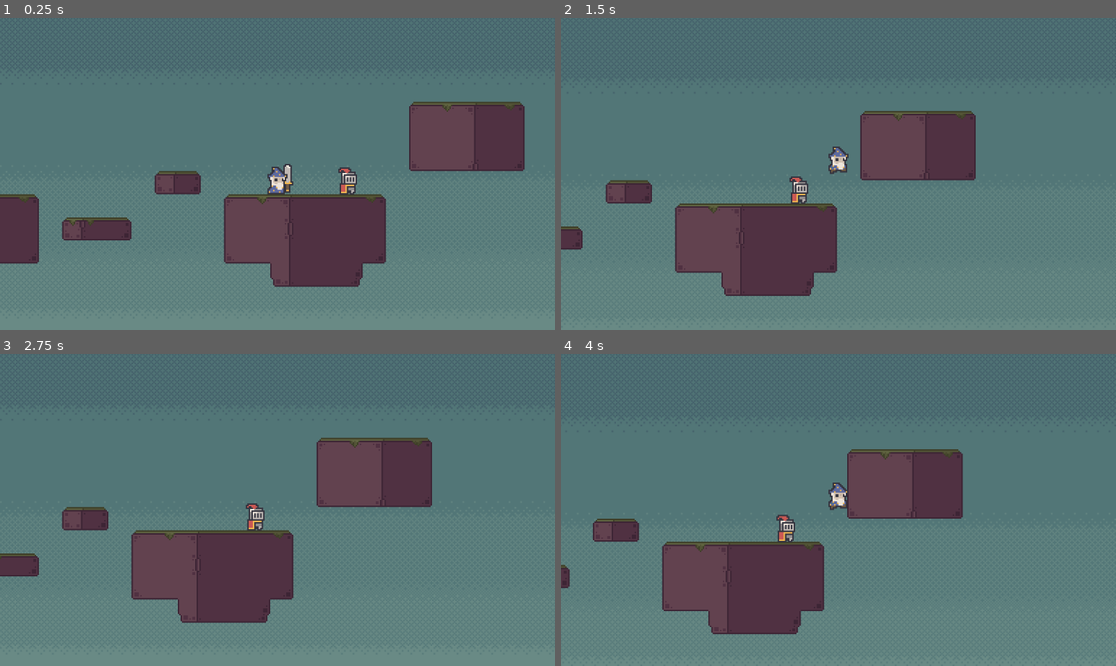
Above: before the commit, frames 1-4 (two rows, left to right).
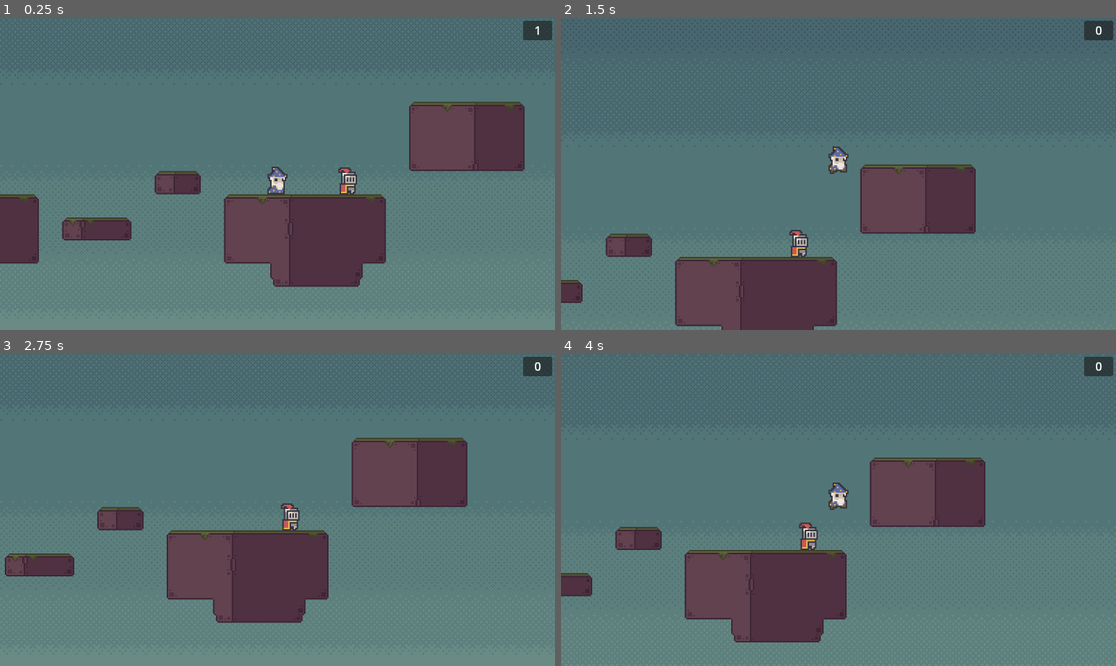
Above: after the commit, the same moments.

Repository: Metamaus/ScrollerFight
Game: Godot game, scene res://Scenes/gym_01.tscn
Two runs of this game, one before a commit and one after it. Both use one fixed random seed, a clock stepped at 60 frames per second and the inputs below.
Inputs (mouse positions are in pixels of both pictures, inside the frame that each line leads up to):
- Up to frame 1 (0.25 s): no input
- Up to frame 2 (1.5 s): move the mouse to (960, 158) at 0.52 s; hold D (move_right) from 0.53 s (still down); click (960, 158) at 0.6 s; tap Space (jump) at 0.77, 0.8, 1.07, 1.35 s; move the mouse to (727, 189) at 1.27 s
- Up to frame 3 (2.75 s): tap Space (jump) at 1.52, 1.82, 2.3 s; click (166, 525) at 1.55 s; move the mouse to (333, 441) at 2.02 s; release D (move_right) at 2.03 s; hold A (move_left) from 2.03 s (still down); click (333, 441) at 2.1 s
- Up to frame 4 (4 s): move the mouse to (810, 572) at 2.77 s; release A (move_left) at 2.78 s; hold D (move_right) from 2.78 s (still down); click (810, 572) at 2.85 s; tap Space (jump) at 3.02, 3.32, 3.6, 3.77 s; move the mouse to (1005, 556) at 3.52 s

The runs differ from the first frame. In frame 1, 0.4% of the frame differs, in the area x 51-100%, y 0-57%; in frame 2, 20%, in the area x 0-100%, y 0-100%; in frame 3, 9.4%; in frame 4, 8.9%.

Commit message:
add double jump and comment unused functions

Diff:
--- a/Scenes/Characters/player.tscn
+++ b/Scenes/Characters/player.tscn
@@ -1,42 +1,11 @@
-[gd_scene load_steps=13 format=3 uid="uid://pt4vs1gtvsjh"]
+[gd_scene load_steps=12 format=3 uid="uid://pt4vs1gtvsjh"]
 
 [ext_resource type="Texture2D" uid="uid://c556ve05acahq" path="res://Art/camelot_ [version 1.0]/merlin_.png" id="1_ags5y"]
 [ext_resource type="Script" uid="uid://b2e00yxhl67xi" path="res://Scripts/player.gd" id="1_qwl08"]
-[ext_resource type="PackedScene" uid="uid://cud61ic46j2ev" path="res://Scenes/Equipments/sword_01.tscn" id="3_ay526"]
 
 [sub_resource type="CapsuleShape2D" id="CapsuleShape2D_uipeg"]
 radius = 6.0
 height = 16.0
-
-[sub_resource type="Animation" id="Animation_al8ar"]
-resource_name = "move_right"
-length = 0.8
-loop_mode = 1
-step = 0.1
-tracks/0/type = "value"
-tracks/0/imported = false
-tracks/0/enabled = true
-tracks/0/path = NodePath("Sprite2D:frame")
-tracks/0/interp = 1
-tracks/0/loop_wrap = true
-tracks/0/keys = {
-"times": PackedFloat32Array(0, 0.1, 0.2, 0.3, 0.4, 0.5, 0.6, 0.7),
-"transitions": PackedFloat32Array(1, 1, 1, 1, 1, 1, 1, 1),
-"update": 1,
-"values": [8, 9, 10, 11, 16, 17, 18, 19]
-}
-tracks/1/type = "value"
-tracks/1/imported = false
-tracks/1/enabled = true
-tracks/1/path = NodePath("WeaponHand:position")
-tracks/1/interp = 1
-tracks/1/loop_wrap = true
-tracks/1/keys = {
-"times": PackedFloat32Array(0),
-"transitions": PackedFloat32Array(1),
-"update": 1,
-"values": [Vector2(7, -7)]
-}
 
 [sub_resource type="Animation" id="Animation_gy20a"]
 length = 0.001
@@ -52,17 +21,23 @@
 "update": 1,
 "values": [0]
 }
-tracks/1/type = "value"
-tracks/1/imported = false
-tracks/1/enabled = true
-tracks/1/path = NodePath("WeaponHand:position")
-tracks/1/interp = 1
-tracks/1/loop_wrap = true
-tracks/1/keys = {
-"times": PackedFloat32Array(0),
-"transitions": PackedFloat32Array(1),
-"update": 0,
-"values": [Vector2(7, -7)]
+
+[sub_resource type="Animation" id="Animation_khnq4"]
+resource_name = "idle_left"
+length = 0.4
+loop_mode = 1
+step = 0.1
+tracks/0/type = "value"
+tracks/0/imported = false
+tracks/0/enabled = true
+tracks/0/path = NodePath("Sprite2D:frame")
+tracks/0/interp = 1
+tracks/0/loop_wrap = true
+tracks/0/keys = {
+"times": PackedFloat32Array(0, 0.1, 0.2, 0.3),
+"transitions": PackedFloat32Array(1, 1, 1, 1),
+"update": 1,
+"values": [4, 5, 6, 7]
 }
 
 [sub_resource type="Animation" id="Animation_cqrjx"]
@@ -82,23 +57,10 @@
 "update": 1,
 "values": [0, 1, 2, 3]
 }
-tracks/1/type = "value"
-tracks/1/imported = false
-tracks/1/enabled = true
-tracks/1/path = NodePath("WeaponHand:position")
-tracks/1/interp = 1
-tracks/1/loop_wrap = true
-tracks/1/keys = {
-"times": PackedFloat32Array(0),
-"transitions": PackedFloat32Array(1),
-"update": 1,
-"values": [Vector2(7, -6)]
-}
 
-[sub_resource type="Animation" id="Animation_khnq4"]
-resource_name = "idle_left"
-length = 0.4
-loop_mode = 1
+[sub_resource type="Animation" id="Animation_xo8ps"]
+resource_name = "jump_left"
+length = 0.1
 step = 0.1
 tracks/0/type = "value"
 tracks/0/imported = false
@@ -107,22 +69,27 @@
 tracks/0/interp = 1
 tracks/0/loop_wrap = true
 tracks/0/keys = {
-"times": PackedFloat32Array(0, 0.1, 0.2, 0.3),
-"transitions": PackedFloat32Array(1, 1, 1, 1),
-"update": 1,
-"values": [4, 5, 6, 7]
-}
-tracks/1/type = "value"
-tracks/1/imported = false
-tracks/1/enabled = true
-tracks/1/path = NodePath("WeaponHand:position")
-tracks/1/interp = 1
-tracks/1/loop_wrap = true
-tracks/1/keys = {
 "times": PackedFloat32Array(0),
 "transitions": PackedFloat32Array(1),
 "update": 1,
-"values": [Vector2(-7, -6)]
+"values": [12]
+}
+
+[sub_resource type="Animation" id="Animation_gdgf0"]
+resource_name = "jump_right"
+length = 0.1
+step = 0.1
+tracks/0/type = "value"
+tracks/0/imported = false
+tracks/0/enabled = true
+tracks/0/path = NodePath("Sprite2D:frame")
+tracks/0/interp = 1
+tracks/0/loop_wrap = true
+tracks/0/keys = {
+"times": PackedFloat32Array(0),
+"transitions": PackedFloat32Array(1),
+"update": 1,
+"values": [8]
 }
 
 [sub_resource type="Animation" id="Animation_utp2y"]
@@ -141,22 +108,11 @@
 "update": 1,
 "values": [12, 13, 14, 15, 20, 21, 22, 23]
 }
-tracks/1/type = "value"
-tracks/1/imported = false
-tracks/1/enabled = true
-tracks/1/path = NodePath("WeaponHand:position")
-tracks/1/interp = 1
-tracks/1/loop_wrap = true
-tracks/1/keys = {
-"times": PackedFloat32Array(0),
-"transitions": PackedFloat32Array(1),
-"update": 1,
-"values": [Vector2(-7, -7)]
-}
 
-[sub_resource type="Animation" id="Animation_gdgf0"]
-resource_name = "jump_right"
-length = 0.1
+[sub_resource type="Animation" id="Animation_al8ar"]
+resource_name = "move_right"
+length = 0.8
+loop_mode = 1
 step = 0.1
 tracks/0/type = "value"
 tracks/0/imported = false
@@ -165,51 +121,10 @@
 tracks/0/interp = 1
 tracks/0/loop_wrap = true
 tracks/0/keys = {
-"times": PackedFloat32Array(0),
-"transitions": PackedFloat32Array(1),
+"times": PackedFloat32Array(0, 0.1, 0.2, 0.3, 0.4, 0.5, 0.6, 0.7),
+"transitions": PackedFloat32Array(1, 1, 1, 1, 1, 1, 1, 1),
 "update": 1,
-"values": [8]
-}
-tracks/1/type = "value"
-tracks/1/imported = false
-tracks/1/enabled = true
-tracks/1/path = NodePath("WeaponHand:position")
-tracks/1/interp = 1
-tracks/1/loop_wrap = true
-tracks/1/keys = {
-"times": PackedFloat32Array(0),
-"transitions": PackedFloat32Array(1),
-"update": 1,
-"values": [Vector2(7, -7)]
-}
-
-[sub_resource type="Animation" id="Animation_xo8ps"]
-resource_name = "jump_left"
-length = 0.1
-step = 0.1
-tracks/0/type = "value"
-tracks/0/imported = false
-tracks/0/enabled = true
-tracks/0/path = NodePath("Sprite2D:frame")
-tracks/0/interp = 1
-tracks/0/loop_wrap = true
-tracks/0/keys = {
-"times": PackedFloat32Array(0),
-"transitions": PackedFloat32Array(1),
-"update": 1,
-"values": [12]
-}
-tracks/1/type = "value"
-tracks/1/imported = false
-tracks/1/enabled = true
-tracks/1/path = NodePath("WeaponHand:position")
-tracks/1/interp = 1
-tracks/1/loop_wrap = true
-tracks/1/keys = {
-"times": PackedFloat32Array(0),
-"transitions": PackedFloat32Array(1),
-"update": 1,
-"values": [Vector2(-7, -7)]
+"values": [8, 9, 10, 11, 16, 17, 18, 19]
 }
 
 [sub_resource type="AnimationLibrary" id="AnimationLibrary_gy20a"]
@@ -223,19 +138,13 @@
 &"move_right": SubResource("Animation_al8ar")
 }
 
-[node name="Player" type="CharacterBody2D" node_paths=PackedStringArray("equippedWeapon", "animations")]
+[node name="Player" type="CharacterBody2D" node_paths=PackedStringArray("animations")]
 collision_layer = 2
 script = ExtResource("1_qwl08")
 SPEED = 80.0
 JUMP_VELOCITY = -200.0
-equippedWeapon = NodePath("WeaponHand/Sword01")
 animations = NodePath("Sprite2D/AnimationPlayer")
 metadata/_edit_group_ = true
-
-[node name="WeaponHand" type="Node2D" parent="."]
-position = Vector2(7, -7)
-
-[node name="Sword01" parent="WeaponHand" instance=ExtResource("3_ay526")]
 
 [node name="CollisionShape2D" type="CollisionShape2D" parent="."]
 position = Vector2(0, -8)
--- a/Scenes/gym_01.tscn
+++ b/Scenes/gym_01.tscn
@@ -6,6 +6,7 @@
 [ext_resource type="Texture2D" uid="uid://ba44epsgd3801" path="res://Art/floatingIslands_ [version 1.1]/islands_1.png" id="3_1f3xm"]
 [ext_resource type="PackedScene" uid="uid://dmp0oeh4q1kla" path="res://Scenes/GPE/killzone.tscn" id="4_ldqnl"]
 [ext_resource type="PackedScene" uid="uid://cnbru2i0epvh4" path="res://Scenes/Characters/enemy_01.tscn" id="6_kq73m"]
+[ext_resource type="Script" uid="uid://bhv7s1lh35fp2" path="res://Scripts/hud.gd" id="7_qbrco"]
 
 [sub_resource type="TileSetAtlasSource" id="TileSetAtlasSource_0c360"]
 texture = ExtResource("2_px8g3")
@@ -224,6 +225,9 @@
 
 [sub_resource type="WorldBoundaryShape2D" id="WorldBoundaryShape2D_eabu1"]
 
+[sub_resource type="LabelSettings" id="LabelSettings_qbrco"]
+font_size = 25
+
 [node name="Gym-01" type="Node2D"]
 
 [node name="TileMapLayer2" type="TileMapLayer" parent="."]
@@ -253,3 +257,41 @@
 
 [node name="Enemy01" parent="." instance=ExtResource("6_kq73m")]
 position = Vector2(22, 14)
+
+[node name="CanvasLayer" type="CanvasLayer" parent="."]
+
+[node name="Control" type="Control" parent="CanvasLayer" node_paths=PackedStringArray("StyleDisplay")]
+layout_mode = 3
+anchors_preset = 15
+anchor_right = 1.0
+anchor_bottom = 1.0
+grow_horizontal = 2
+grow_vertical = 2
+script = ExtResource("7_qbrco")
+StyleDisplay = NodePath("Panel/Label")
+
+[node name="Panel" type="Panel" parent="CanvasLayer/Control"]
+layout_mode = 1
+anchors_preset = 1
+anchor_left = 1.0
+anchor_right = 1.0
+offset_left = -66.0
+offset_top = 6.0
+offset_right = -6.0
+offset_bottom = 46.0
+grow_horizontal = 0
+
+[node name="Label" type="Label" parent="CanvasLayer/Control/Panel"]
+texture_filter = 1
+layout_mode = 1
+anchors_preset = 15
+anchor_right = 1.0
+anchor_bottom = 1.0
+grow_horizontal = 2
+grow_vertical = 2
+text = "TEST"
+label_settings = SubResource("LabelSettings_qbrco")
+horizontal_alignment = 1
+vertical_alignment = 1
+
+[connection signal="style_change" from="Player" to="CanvasLayer/Control" method="_on_player_style_change"]
--- a/Scripts/enemy.gd
+++ b/Scripts/enemy.gd
@@ -10,7 +10,7 @@
 	current_life = max_life
 
 # Called every frame. 'delta' is the elapsed time since the previous frame.
-func _process(delta: float) -> void:
+func _process(_delta: float) -> void:
 	pass
 
 func receiveDamage(damage: int):
--- /dev/null
+++ b/Scripts/hud.gd
@@ -0,0 +1,6 @@
+extends Control
+
+@export var StyleDisplay: Label
+
+func _on_player_style_change(new_value: int) -> void:
+	StyleDisplay.text = str(new_value)
--- a/Scripts/killzone.gd
+++ b/Scripts/killzone.gd
@@ -3,6 +3,7 @@
 @onready var timer: Timer = $Timer
 
 func _on_body_entered(body: Node2D) -> void:
+#	todo: check if it's the player's body
 	timer.start()
 
 
--- a/Scripts/player.gd
+++ b/Scripts/player.gd
@@ -1,23 +1,27 @@
 extends CharacterBody2D
 
-signal hit
+signal style_change
 
 @export var SPEED = 300.0
 @export var JUMP_VELOCITY = -400.0
 @export var MAX_LIFE = 2
-@export var equippedWeapon: Weapon
+@export var INIT_STYLE = 1
+#@export var equippedWeapon: Weapon
 @export var animations: AnimationPlayer
 
 var idle: bool
 var shouldIdle: bool
 var lastSideRight: bool
 var currentLife: int
+var currentStyle: int
 
 func _ready() -> void:
 	idle = false
 	lastSideRight = true
 	currentLife = MAX_LIFE
-	equippedWeapon.hit_enemy.connect(hitEnemy)
+	currentStyle = INIT_STYLE
+	style_change.emit(currentStyle)
+	#equippedWeapon.hit_enemy.connect(hitEnemy)
 
 func _physics_process(delta: float) -> void:
 	shouldIdle = true
@@ -30,14 +34,17 @@
 			animations.play("jump_right")
 		else:
 			animations.play("jump_left")
+	elif currentStyle < INIT_STYLE:
+		currentStyle += 1
+		style_change.emit(currentStyle)
 
 	# Handle jump.
-	if Input.is_action_just_pressed("jump") and is_on_floor():
+	if Input.is_action_just_pressed("jump") and try_jump():
 		shouldIdle = false
 		idle = false
 		velocity.y = JUMP_VELOCITY
-	if Input.is_action_just_pressed("base_action"): #todo: check if weapon is equipped
-		equippedWeapon.playAttack(lastSideRight)
+	#if Input.is_action_just_pressed("base_action"): #todo: add salto ?
+		#equippedWeapon.playAttack(lastSideRight)
 		#return ?
 
 	# Get the input direction and handle the movement/deceleration.
@@ -64,6 +71,16 @@
 		idle = true
 	move_and_slide()
 
-func hitEnemy(enemy_hit: Enemy) -> void:
-	print("Hit!")
-	enemy_hit.receiveDamage(1)
+#func hitEnemy(enemy_hit: Enemy) -> void:
+	#print("Hit!")
+	#enemy_hit.receiveDamage(1)
+
+func try_jump() -> bool:
+#	todo: add speed away from the wall in this case
+	if(is_on_floor()):
+		return true
+	elif(currentStyle > 0):
+		currentStyle = currentStyle - 1
+		style_change.emit(currentStyle)
+		return true
+	return false
Not shown: 1 places in Scenes/gym_01.tscn that only renumber resources
Not shown, added: Scripts/hud.gd.uid
